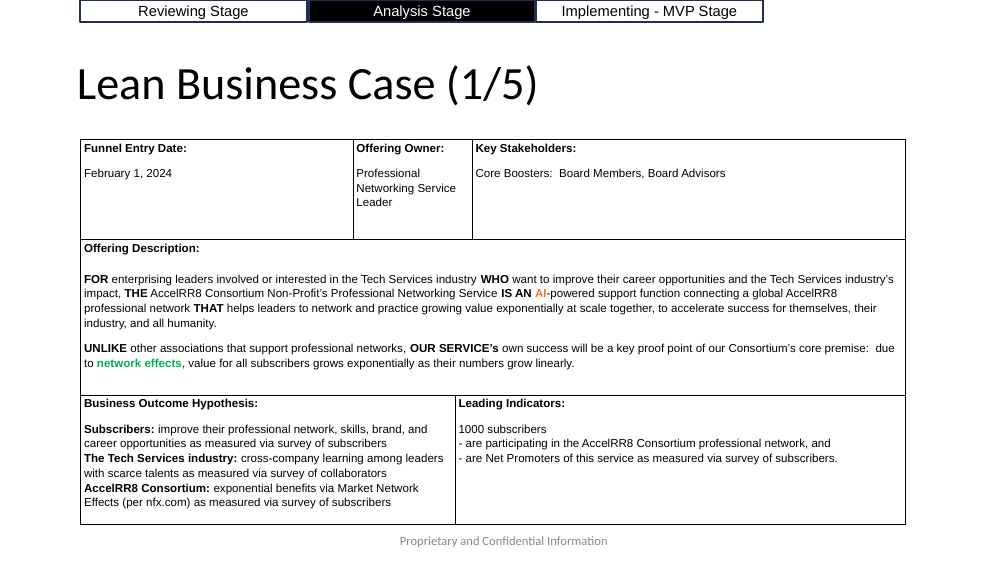
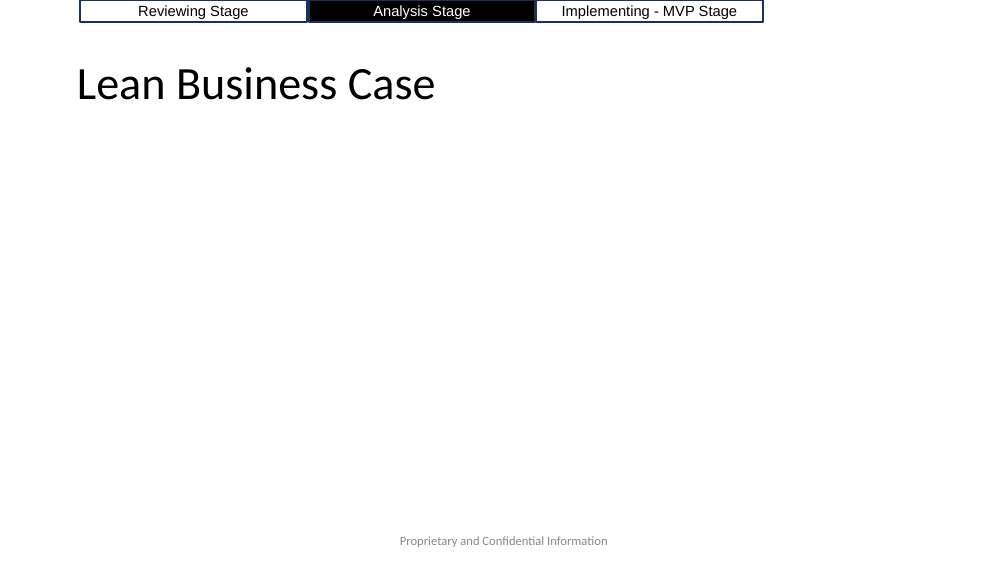
Before and after one commit to AccelRR8-Consortium-NonProfit/Management-Public, a slide deck: slide 8 of docs/2_Value_Creation/2a_Product/Professional_Networking/Professional_Networking_v1_Lean_Business_Case.pptx. Drawn at 1008x567 pixels with LibreOffice and Linux fonts; fonts in the diff are those of the drawing; background and template pictures are left out. Boxes give left, top, right and bottom in pixels: in the first picture for what was removed or moved away, otherwise in the second. Text is boxed around its words. In the diff, an @@ line names an element or a change of style, - is before the commit and + after.

Commit message:
Updated Professional Networking Deliverables

```diff
--- a/docs/2_Value_Creation/2a_Product/Professional_Networking/Professional_Networking_v1_Lean_Business_Case.pptx
+++ b/docs/2_Value_Creation/2a_Product/Professional_Networking/Professional_Networking_v1_Lean_Business_Case.pptx
@@ title at [77, 67, 436, 100]: text changed @@
-Lean Business Case (1/5)
+Lean Business Case
@@ table removed at [81, 140, 906, 525], 3 rows, 4 columns @@
-Funnel Entry Date: / February 1, 2024 | Offering Owner: / Professional Networking Service Leader |  | Key Stakeholders: / Core Boosters: Board Members, Board Advisors
-Offering Description: FOR enterprising leaders involved or interested in the Tech Services industry WHO want to improve their career opportunities and the Tech Services industry’s impact, THE AccelRR8 Consortium Non-Profit’s Professional Networking Service IS AN AI-powered support function connecting a global AccelRR8 professional network THAT helps leaders to network and practice growing value exponentially at scale together, to accelerate success for themselves, their industry, and all humanity. / UNLIKE other associations that support professional networks, OUR SERVICE’s own success will be a key proof point of our Consortium’s core premise: due to network effects, value for all subscribers grows exponentially as their numbers grow linearly. |  |  | 
-Business Outcome Hypothesis: / Subscribers: improve their professional network, skills, brand, and career opportunities as measured via survey of subscribers The Tech Services industry: cross-company learning among leaders with scarce talents as measured via survey of collaborators AccelRR8 Consortium: exponential benefits via Market Network Effects (per nfx.com) as measured via survey of subscribers |  | Leading Indicators: / 1000 subscribers - are participating in the AccelRR8 Consortium professional network, and - are Net Promoters of this service as measured via survey of subscribers. | 
```
Also in this commit, not shown: 1 other slide changed, 4 slides removed, 5 other files.
